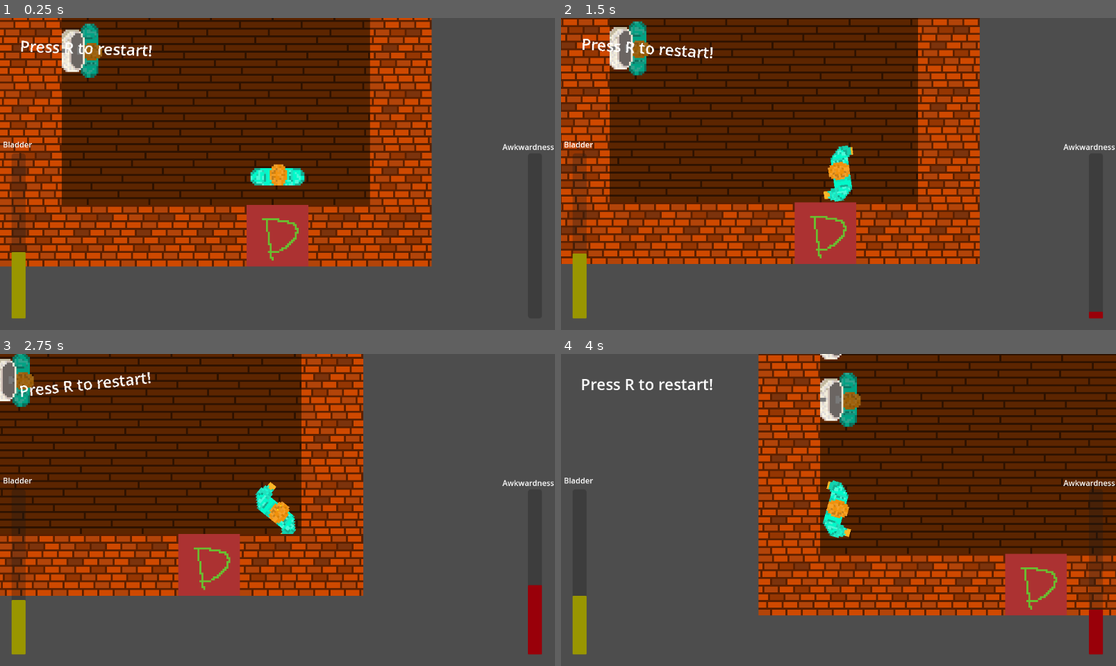
Above: before the commit, frames 1-4 (two rows, left to right).
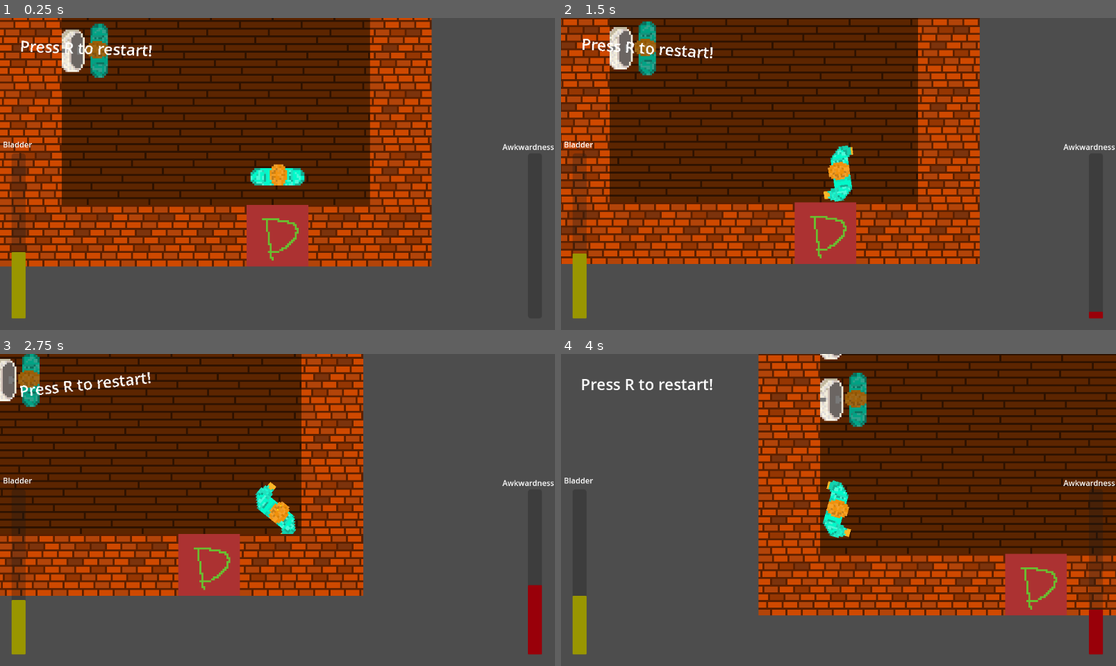
Above: after the commit, the same moments.

Repository: Jibby-Games/PizzaJam11
Game: Godot game, scene res://levels/level3.tscn
Two runs of this game, one before a commit and one after it. Both use one fixed random seed, a clock stepped at 60 frames per second and the inputs below. This scene is started directly instead of the project's main scene.
Inputs (mouse positions are in pixels of both pictures, inside the frame that each line leads up to):
- Up to frame 1 (0.25 s): no input
- Up to frame 2 (1.5 s): tap R (restart) at 0.5, 1.25 s; move the mouse to (960, 158) at 0.52 s; press the mouse at (960, 158) at 0.53 s; hold D (right) 0.53-1.28 s; move the mouse to (727, 189) at 1.27 s; release the mouse at (727, 189) at 1.28 s; hold S (down) from 1.28 s (still down); click (727, 189) at 1.35 s
- Up to frame 3 (2.75 s): tap R (restart) at 2 s; move the mouse to (333, 441) at 2.02 s; release S (down) at 2.03 s; press the mouse at (333, 441) at 2.03 s; hold D (right) from 2.03 s (still down)
- Up to frame 4 (4 s): tap R (restart) at 2.75, 3.5 s; move the mouse to (810, 572) at 2.77 s; release D (right) at 2.78 s; release the mouse at (810, 572) at 2.78 s; hold W (up) 2.78-3.53 s; click (810, 572) at 2.85 s; move the mouse to (1005, 556) at 3.52 s; press the mouse at (1005, 556) at 3.53 s; hold A (left) from 3.53 s (still down)

The runs differ from the first frame. In frame 1, 0.6% of the frame differs, in the area x 14-20%, y 1-20%; in frame 2, 0.6%; in frame 3, 0.5%; in frame 4, 0.6%, in the area x 50-56%, y 6-24%.

Commit message:
fix:(level): tweak npc pos in lvl 3

Diff:
--- a/levels/level3.tscn
+++ b/levels/level3.tscn
@@ -29,4 +29,5 @@
 rotation = -1.57079
 
 [node name="UrinalOccupant" parent="." index="5" instance=ExtResource("3_kypmh")]
-position = Vector2(16, -16)
+position = Vector2(18, -16)
+rotation = -3.14159
Not shown: 1 places in levels/level3.tscn that only renumber resources
